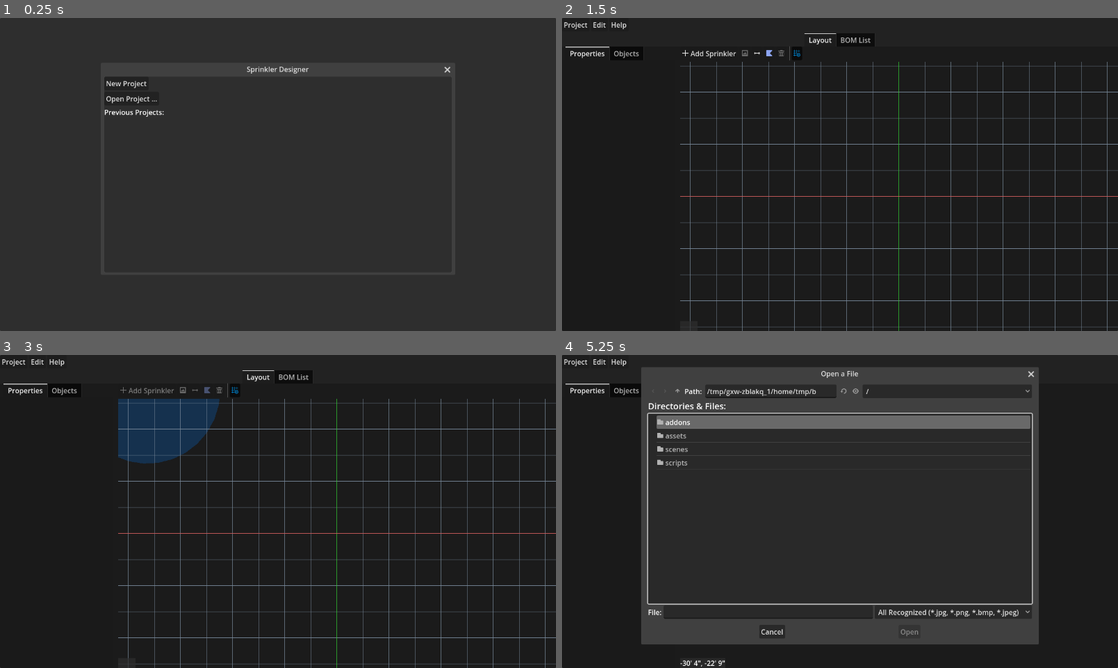
Above: before the commit, frames 1-4 (two rows, left to right).
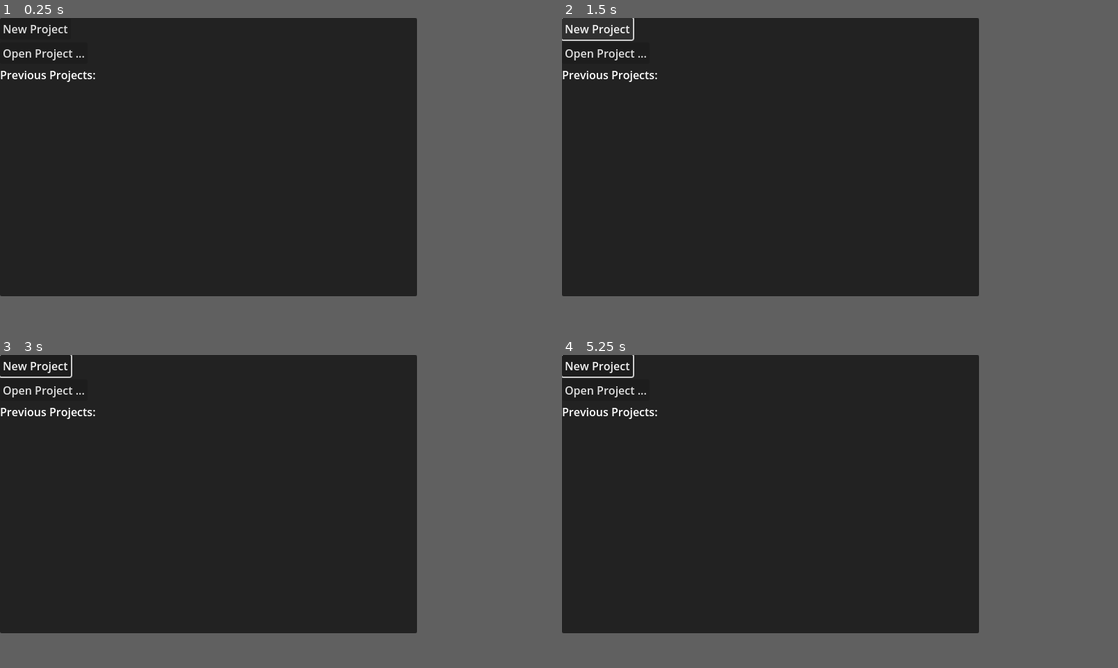
Above: after the commit, the same moments.

Repository: hankedan000/yardscaper
Game: Godot game, scene res://Main.tscn
The game is run twice, just before and just after one commit, with the same random seed, the same clock (stepped at 60 frames per second) and the same inputs.
Inputs (mouse positions are in pixels of both pictures, inside the frame that each line leads up to):
- Up to frame 1 (0.25 s): no input
- Up to frame 2 (1.5 s): click "Open Project ..." at 0.5 s; click "New Project" at 1.25 s
- Up to frame 3 (3 s): click (44, 367) at 2 s, where only the run after the commit has a clickable "New Project"; click (144, 389) at 2.75 s, where only the run before the commit has a clickable "Add Sprinkler"
- Up to frame 4 (5.25 s): click (795, 389) at 3.52 s; tap Enter at 4.25 s; drag from (901, 533) to (706, 389) at 4.27 s; click (745, 389) at 5.02 s
In our replay, the window is 800x450 before the commit and 600x400 after it. These sizes can differ from the game's own. Grey fills any space a smaller window leaves; there, only what the larger window draws over its background counts as a difference.

The runs differ from the first frame. In frame 1, 3.9% of the frame differs, in the area x 0-81%, y 0-89%; in frame 2, 4.7%; in frame 3, 7.6%; in frame 4, 21%, in the area x 0-100%, y 0-100%.

Commit message:
Add "Quit to Project List" option
the project list window is no longer a window inside the main window; it's just a resizing of the main window

Diff:
--- a/SprinklerDesigner/Main.gd
+++ b/SprinklerDesigner/Main.gd
@@ -13,16 +13,20 @@
 	_release_root_scene()
 	root_scene = BootMenuScene.instantiate()
 	add_child(root_scene)
-	if root_scene is BootMenu:
-		root_scene.popup_centered()
+	get_window().size = Vector2(600,400)
+	get_window().move_to_center()
 
 func open_project_editor(project_path: String):
 	_release_root_scene()
 	root_scene = ProjectEditorScene.instantiate()
 	add_child(root_scene)
 	TheProject.open(project_path)
+	get_window().size = Vector2(1280,720)
+	get_window().move_to_center()
 
 func _release_root_scene():
+	# restore default auto-close behavior when switching scenes
+	get_tree().set_auto_accept_quit(true)
 	if root_scene:
 		remove_child(root_scene)
 		root_scene.queue_free()
--- a/SprinklerDesigner/project.godot
+++ b/SprinklerDesigner/project.godot
@@ -14,6 +14,7 @@
 config/version="1.0.0"
 run/main_scene="res://Main.tscn"
 config/features=PackedStringArray("4.2", "Forward Plus")
+boot_splash/show_image=false
 config/icon="res://assets/icons/grass_128.png"
 
 [autoload]
@@ -25,8 +26,8 @@
 
 [display]
 
-window/size/viewport_width=1280
-window/size/viewport_height=720
+window/size/viewport_width=600
+window/size/viewport_height=400
 
 [layer_names]
 
--- a/SprinklerDesigner/scenes/ui/BootMenu/BootMenu.gd
+++ b/SprinklerDesigner/scenes/ui/BootMenu/BootMenu.gd
@@ -1,7 +1,7 @@
-extends Window
+extends PanelContainer
 class_name BootMenu
 
-@onready var previous_projects := $PanelContainer/VBoxContainer/ScrollContainer/PreviousProjects
+@onready var previous_projects := $VBoxContainer/ScrollContainer/PreviousProjects
 
 func _ready():
 	while previous_projects.get_child_count() > 0:
--- a/SprinklerDesigner/scenes/ui/BootMenu/BootMenu.tscn
+++ b/SprinklerDesigner/scenes/ui/BootMenu/BootMenu.tscn
@@ -2,111 +2,103 @@
 
 [ext_resource type="Script" path="res://scenes/ui/BootMenu/BootMenu.gd" id="1_a8g1b"]
 
-[node name="BootMenu" type="Window"]
-title = "Sprinkler Designer"
-position = Vector2i(0, 36)
-size = Vector2i(800, 450)
-script = ExtResource("1_a8g1b")
-
-[node name="PanelContainer" type="PanelContainer" parent="."]
+[node name="BootMenu" type="PanelContainer"]
 anchors_preset = 15
 anchor_right = 1.0
 anchor_bottom = 1.0
 grow_horizontal = 2
 grow_vertical = 2
+script = ExtResource("1_a8g1b")
 
-[node name="VBoxContainer" type="VBoxContainer" parent="PanelContainer"]
+[node name="VBoxContainer" type="VBoxContainer" parent="."]
 layout_mode = 2
 
-[node name="NewProjectButton" type="Button" parent="PanelContainer/VBoxContainer"]
+[node name="NewProjectButton" type="Button" parent="VBoxContainer"]
 layout_mode = 2
 size_flags_horizontal = 0
 text = "New Project"
 alignment = 0
 
-[node name="OpenProjectButton" type="Button" parent="PanelContainer/VBoxContainer"]
+[node name="OpenProjectButton" type="Button" parent="VBoxContainer"]
 layout_mode = 2
 size_flags_horizontal = 0
 text = "Open Project ..."
 alignment = 0
 
-[node name="Label" type="Label" parent="PanelContainer/VBoxContainer"]
+[node name="Label" type="Label" parent="VBoxContainer"]
 layout_mode = 2
 text = "Previous Projects:"
 
-[node name="ScrollContainer" type="ScrollContainer" parent="PanelContainer/VBoxContainer"]
+[node name="ScrollContainer" type="ScrollContainer" parent="VBoxContainer"]
 layout_mode = 2
 size_flags_vertical = 3
 
-[node name="PreviousProjects" type="VBoxContainer" parent="PanelContainer/VBoxContainer/ScrollContainer"]
+[node name="PreviousProjects" type="VBoxContainer" parent="VBoxContainer/ScrollContainer"]
 layout_mode = 2
 size_flags_horizontal = 3
 size_flags_vertical = 3
 
-[node name="Button" type="Button" parent="PanelContainer/VBoxContainer/ScrollContainer/PreviousProjects"]
+[node name="Button" type="Button" parent="VBoxContainer/ScrollContainer/PreviousProjects"]
 layout_mode = 2
 text = "/home/user/Documents/Project1"
 alignment = 0
 
-[node name="Button2" type="Button" parent="PanelContainer/VBoxContainer/ScrollContainer/PreviousProjects"]
+[node name="Button2" type="Button" parent="VBoxContainer/ScrollContainer/PreviousProjects"]
 layout_mode = 2
 text = "/home/user/Documents/Project1"
 alignment = 0
 
-[node name="Button3" type="Button" parent="PanelContainer/VBoxContainer/ScrollContainer/PreviousProjects"]
+[node name="Button3" type="Button" parent="VBoxContainer/ScrollContainer/PreviousProjects"]
 layout_mode = 2
 text = "/home/user/Documents/Project1"
 alignment = 0
 
-[node name="Button4" type="Button" parent="PanelContainer/VBoxContainer/ScrollContainer/PreviousProjects"]
+[node name="Button4" type="Button" parent="VBoxContainer/ScrollContainer/PreviousProjects"]
 layout_mode = 2
 text = "/home/user/Documents/Project1"
 alignment = 0
 
-[node name="Button5" type="Button" parent="PanelContainer/VBoxContainer/ScrollContainer/PreviousProjects"]
+[node name="Button5" type="Button" parent="VBoxContainer/ScrollContainer/PreviousProjects"]
 layout_mode = 2
 text = "/home/user/Documents/Project1"
 alignment = 0
 
-[node name="Button6" type="Button" parent="PanelContainer/VBoxContainer/ScrollContainer/PreviousProjects"]
+[node name="Button6" type="Button" parent="VBoxContainer/ScrollContainer/PreviousProjects"]
 layout_mode = 2
 text = "/home/user/Documents/Project1"
 alignment = 0
 
-[node name="Button7" type="Button" parent="PanelContainer/VBoxContainer/ScrollContainer/PreviousProjects"]
+[node name="Button7" type="Button" parent="VBoxContainer/ScrollContainer/PreviousProjects"]
 layout_mode = 2
 text = "/home/user/Documents/Project1"
 alignment = 0
 
-[node name="Button8" type="Button" parent="PanelContainer/VBoxContainer/ScrollContainer/PreviousProjects"]
+[node name="Button8" type="Button" parent="VBoxContainer/ScrollContainer/PreviousProjects"]
 layout_mode = 2
 text = "/home/user/Documents/Project1"
 alignment = 0
 
-[node name="Button9" type="Button" parent="PanelContainer/VBoxContainer/ScrollContainer/PreviousProjects"]
+[node name="Button9" type="Button" parent="VBoxContainer/ScrollContainer/PreviousProjects"]
 layout_mode = 2
 text = "/home/user/Documents/Project1"
 alignment = 0
 
-[node name="Button10" type="Button" parent="PanelContainer/VBoxContainer/ScrollContainer/PreviousProjects"]
+[node name="Button10" type="Button" parent="VBoxContainer/ScrollContainer/PreviousProjects"]
 layout_mode = 2
 text = "/home/user/Documents/Project1"
 alignment = 0
 
-[node name="Button11" type="Button" parent="PanelContainer/VBoxContainer/ScrollContainer/PreviousProjects"]
+[node name="Button11" type="Button" parent="VBoxContainer/ScrollContainer/PreviousProjects"]
 layout_mode = 2
 text = "/home/user/Documents/Project1"
 alignment = 0
 
-[node name="Button12" type="Button" parent="PanelContainer/VBoxContainer/ScrollContainer/PreviousProjects"]
+[node name="Button12" type="Button" parent="VBoxContainer/ScrollContainer/PreviousProjects"]
 layout_mode = 2
 text = "/home/user/Documents/Project1"
 alignment = 0
 
-[node name="Button13" type="Button" parent="PanelContainer/VBoxContainer/ScrollContainer/PreviousProjects"]
+[node name="Button13" type="Button" parent="VBoxContainer/ScrollContainer/PreviousProjects"]
 layout_mode = 2
 text = "/home/user/Documents/Project1"
 alignment = 0
-
-[connection signal="pressed" from="PanelContainer/VBoxContainer/NewProjectButton" to="." method="_on_new_project_button_pressed"]
-[connection signal="pressed" from="PanelContainer/VBoxContainer/OpenProjectButton" to="." method="_on_open_project_button_pressed"]
--- a/SprinklerDesigner/scenes/ui/ProjectEditor/ProjectEditor.gd
+++ b/SprinklerDesigner/scenes/ui/ProjectEditor/ProjectEditor.gd
@@ -2,11 +2,11 @@
 class_name ProjectEditor
 
 enum ProjectMenuIDs {
-	New = 2,
 	Open = 3,
 	Save = 0,
 	SaveAs = 1,
-	ExportToImage = 4
+	ExportToImage = 4,
+	QuitToProjectList = 5
 }
 
 enum EditMenuIDs {
@@ -16,6 +16,12 @@
 
 enum HelpMenuIDs {
 	About = 0
+}
+
+enum CloseType {
+	None        = 0,
+	ProjectList = 1, # close project and goto project list window
+	Application = 2  # close application entirely
 }
 
 @onready var open_dialog := $OpenDialog
@@ -28,7 +34,7 @@
 @onready var proj_tabs := $VBoxContainer/ProjectTabs
 @onready var layout_tab := $VBoxContainer/ProjectTabs/Layout
 
-var _close_requested = false # set true if window close was requested
+var _requested_close_type = CloseType.None
 var _active_undo_redo_ctrl : UndoRedoController = null:
 	set(value):
 		if _active_undo_redo_ctrl:
@@ -66,14 +72,27 @@
 	# trick to get undo/redo history active from startup
 	_on_project_tabs_tab_changed(proj_tabs.current_tab)
 
+func _request_close(type: CloseType):
+	TheProject.save_preferences()
+	_requested_close_type = type
+	if TheProject.has_edits:
+		unsaved_changes_dialog.popup_centered()
+	else:
+		_do_close(type)
+
+func _do_close(type: CloseType):
+	match type:
+		CloseType.None:
+			pass # nothing to do
+		CloseType.ProjectList:
+			TheProject.reset()
+			Globals.main.open_boot_menu()
+		CloseType.Application:
+			get_tree().quit()
+
 func _notification(what):
 	if what == NOTIFICATION_WM_CLOSE_REQUEST:
-		TheProject.save_preferences()
-		_close_requested = true
-		if TheProject.has_edits:
-			unsaved_changes_dialog.popup_centered()
-		else:
-			get_tree().quit() # nothing to save, so quit now!
+		_request_close(CloseType.Application)
 
 func _set_menu_item_shortcut(menu: PopupMenu, id: int, shortcut: Shortcut):
 	menu.set_item_shortcut(menu.get_item_index(id), shortcut)
@@ -101,8 +120,6 @@
 
 func _on_project_id_pressed(id):
 	match id:
-		ProjectMenuIDs.New:
-			TheProject.reset()
 		ProjectMenuIDs.Open:
 			open_dialog.popup_centered()
 		ProjectMenuIDs.Save:
@@ -111,14 +128,15 @@
 			save_as_dialog.popup_centered()
 		ProjectMenuIDs.ExportToImage:
 			export_to_img_dialog.popup_centered()
+		ProjectMenuIDs.QuitToProjectList:
+			_request_close(CloseType.ProjectList)
 
 func _on_save_as_dialog_dir_selected(dir: String):
 	if TheProject.save_as(dir):
 		# 'save as' can be requested if user hasn't saved a new project yet,
 		# but requested to close the window. this is where the final close
 		# gets performed.
-		if _close_requested:
-			get_tree().quit()
+		_do_close(_requested_close_type)
 
 func _on_open_dialog_dir_selected(dir):
 	TheProject.open(dir)
@@ -132,16 +150,16 @@
 func _on_unsaved_changes_dialog_save():
 	if len(TheProject.project_path) > 0:
 		TheProject.save()
-		get_tree().quit()
+		_do_close(_requested_close_type)
 	else:
 		# need to request user where to save project to
 		_request_save_as()
 
 func _on_unsaved_changes_dialog_cancel():
-	_close_requested = false
+	_requested_close_type = CloseType.None
 
 func _on_unsaved_changes_dialog_discard():
-	get_tree().quit()
+	_do_close(_requested_close_type)
 
 func _on_project_tabs_tab_changed(tab):
 	var tab_title = proj_tabs.get_tab_title(tab)
--- a/SprinklerDesigner/scenes/ui/ProjectEditor/ProjectEditor.tscn
+++ b/SprinklerDesigner/scenes/ui/ProjectEditor/ProjectEditor.tscn
@@ -86,7 +86,7 @@
 
 [node name="VersionLabel" type="Label" parent="AboutDialog/VBoxContainer"]
 layout_mode = 2
-text = "Version: X.Y.Z"
+text = "Version: 1.0.0"
 horizontal_alignment = 1
 
 [node name="SourceLink" type="RichTextLabel" parent="AboutDialog/VBoxContainer"]
@@ -105,16 +105,16 @@
 title = "Project"
 size = Vector2i(104, 116)
 item_count = 5
-item_0/text = "New ..."
-item_0/id = 2
-item_1/text = "Open ..."
-item_1/id = 3
-item_2/text = "Save"
-item_2/id = 0
-item_3/text = "Save As ..."
-item_3/id = 1
-item_4/text = "Export to Image..."
-item_4/id = 4
+item_0/text = "Open ..."
+item_0/id = 3
+item_1/text = "Save"
+item_1/id = 0
+item_2/text = "Save As ..."
+item_2/id = 1
+item_3/text = "Export to Image..."
+item_3/id = 4
+item_4/text = "Quit to Project List"
+item_4/id = 5
 
 [node name="Edit" type="PopupMenu" parent="VBoxContainer/MenuBar"]
 title = "Edit"
